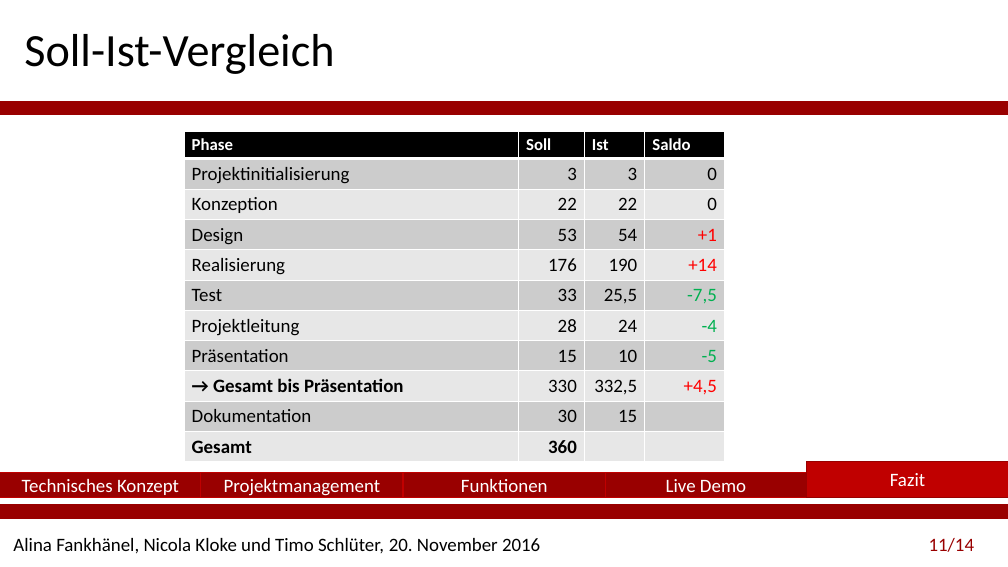
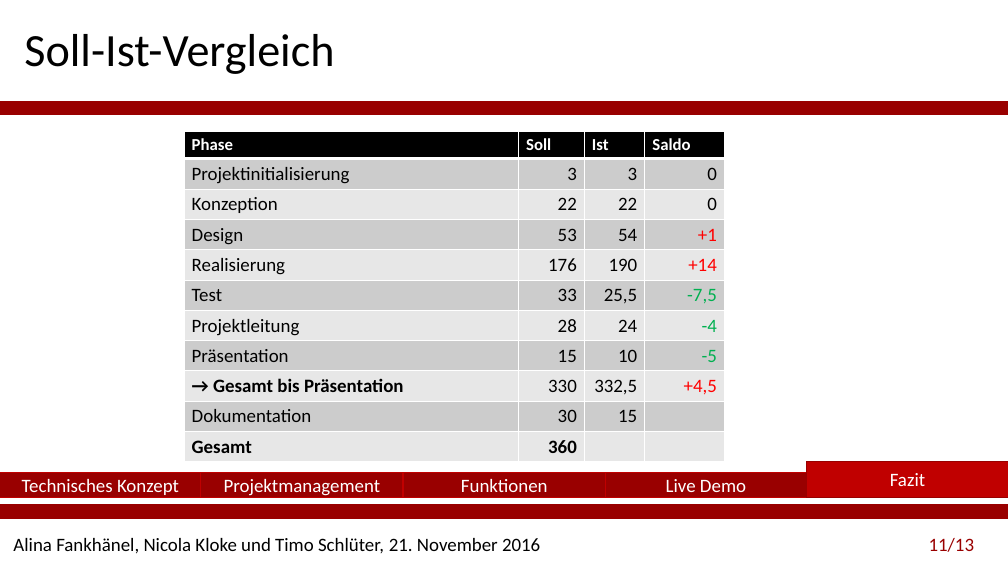
Before and after one commit to Festiva-Team/festiva_documents, a slide deck: slide 11 of Abschlusspräsentation-Festiva_Änderungen Nicola.pptx. Drawn at 1008x567 pixels with LibreOffice and Linux fonts; fonts in the diff are those of the drawing; background and template pictures are left out. Boxes give left, top, right and bottom in pixels: in the first picture for what was removed or moved away, otherwise in the second. Text is boxed around its words. In the diff, an @@ line names an element or a change of style, - is before the commit and + after.

```diff
--- a/Abschlusspräsentation-Festiva_Änderungen Nicola.pptx
+++ b/Abschlusspräsentation-Festiva_Änderungen Nicola.pptx
@@ text at [13,538,540,554]: text changed @@
-Alina Fankhänel, Nicola Kloke und Timo Schlüter, 20. November 2016
+Alina Fankhänel, Nicola Kloke und Timo Schlüter, 21. November 2016
@@ page number at [929,538,975,552]: text changed @@
-11/14
+11/13
```
Also in this commit, not shown: 11 other slides changed, 5 other files.
